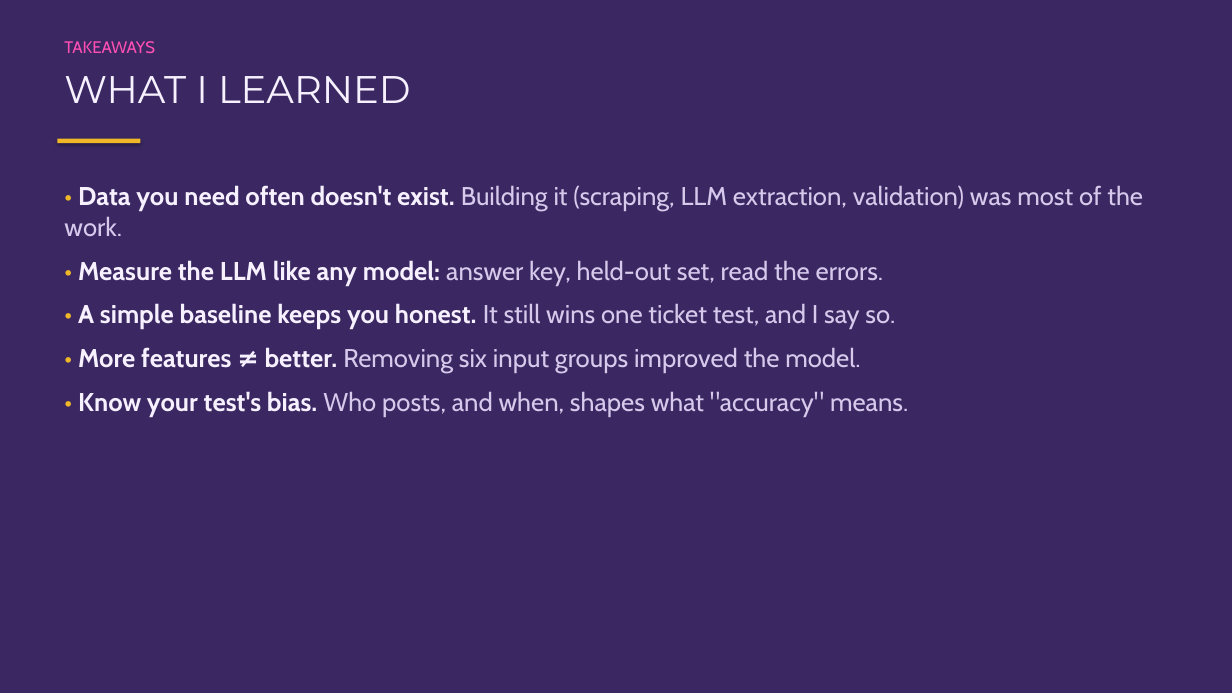
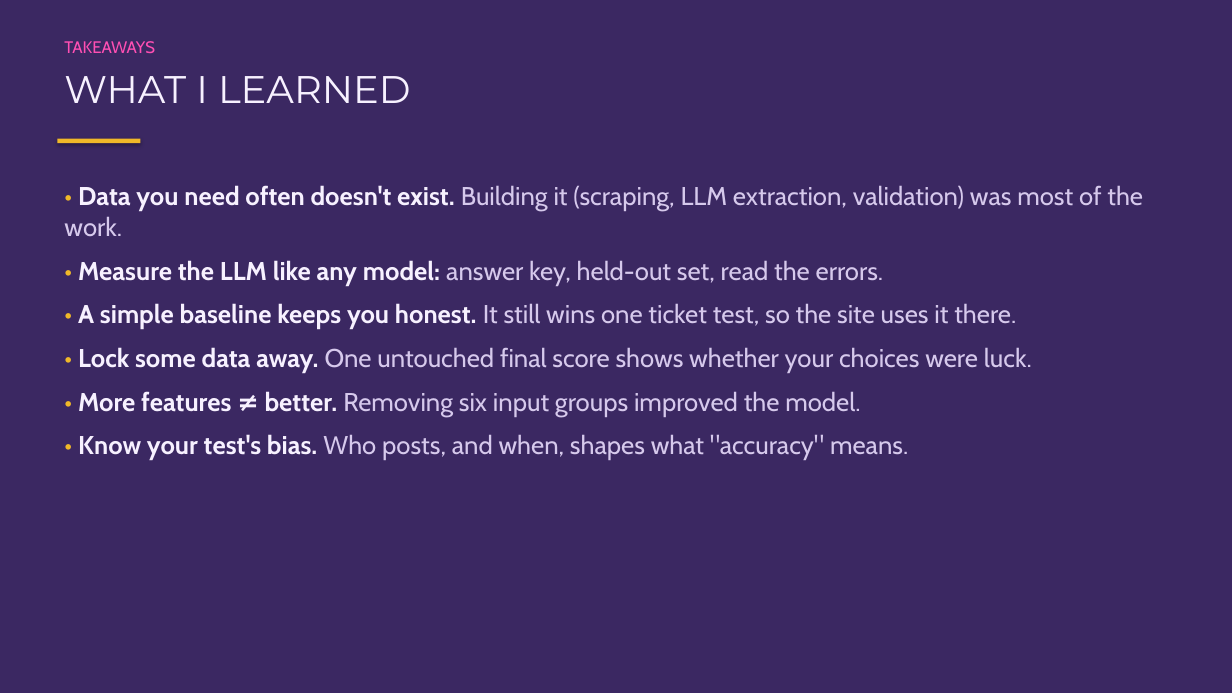
Before and after one commit to rachelchen24/broadway-rush, a slide deck: slide 11 of presentation/broadway-rush-slides.pptx. Drawn at 1232x693 pixels with LibreOffice and Linux fonts; fonts in the diff are those of the drawing. Boxes give left, top, right and bottom in pixels: in the first picture for what was removed or moved away, otherwise in the second. Text is boxed around its words. In the diff, an @@ line names an element or a change of style, - is before the commit and + after.

```diff
--- a/presentation/broadway-rush-slides.pptx
+++ b/presentation/broadway-rush-slides.pptx
@@ text at <box>78,303,1032,373</box>: text changed @@
-• A simple baseline keeps you honest. It still wins one ticket test, and I say so.
+• A simple baseline keeps you honest. It still wins one ticket test, so the site uses it there.
+• Lock some data away. One untouched final score shows whether your choices were luck.
```
Also in this commit, not shown: 2 other slides changed, 19 other files.
